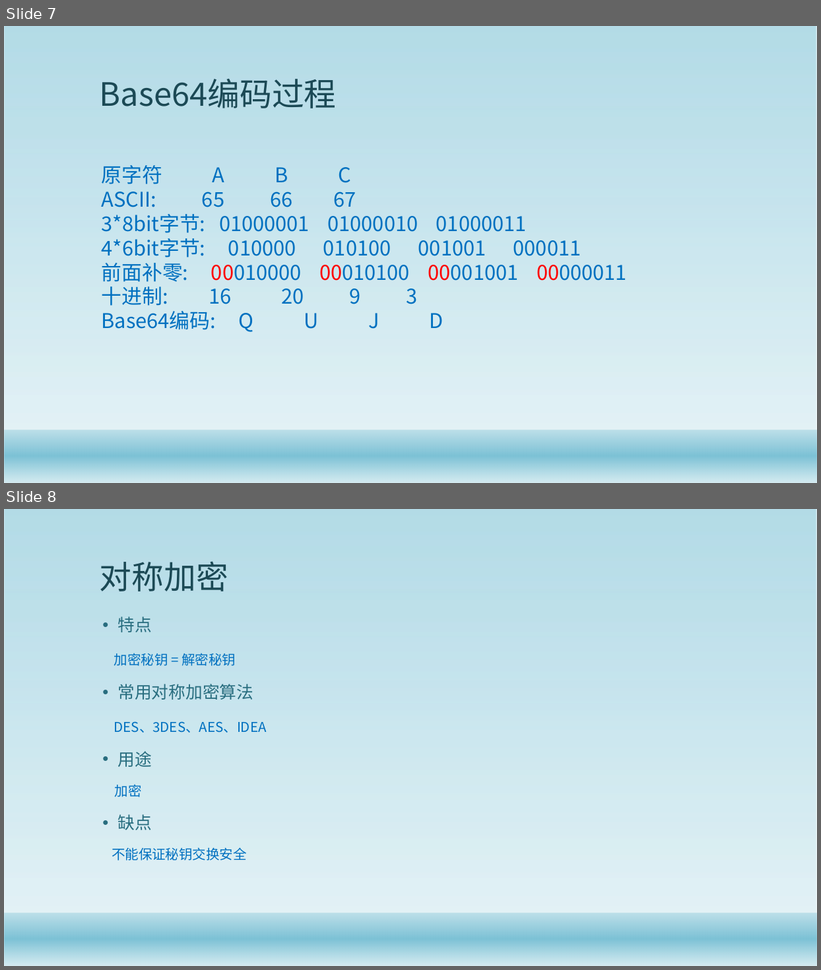
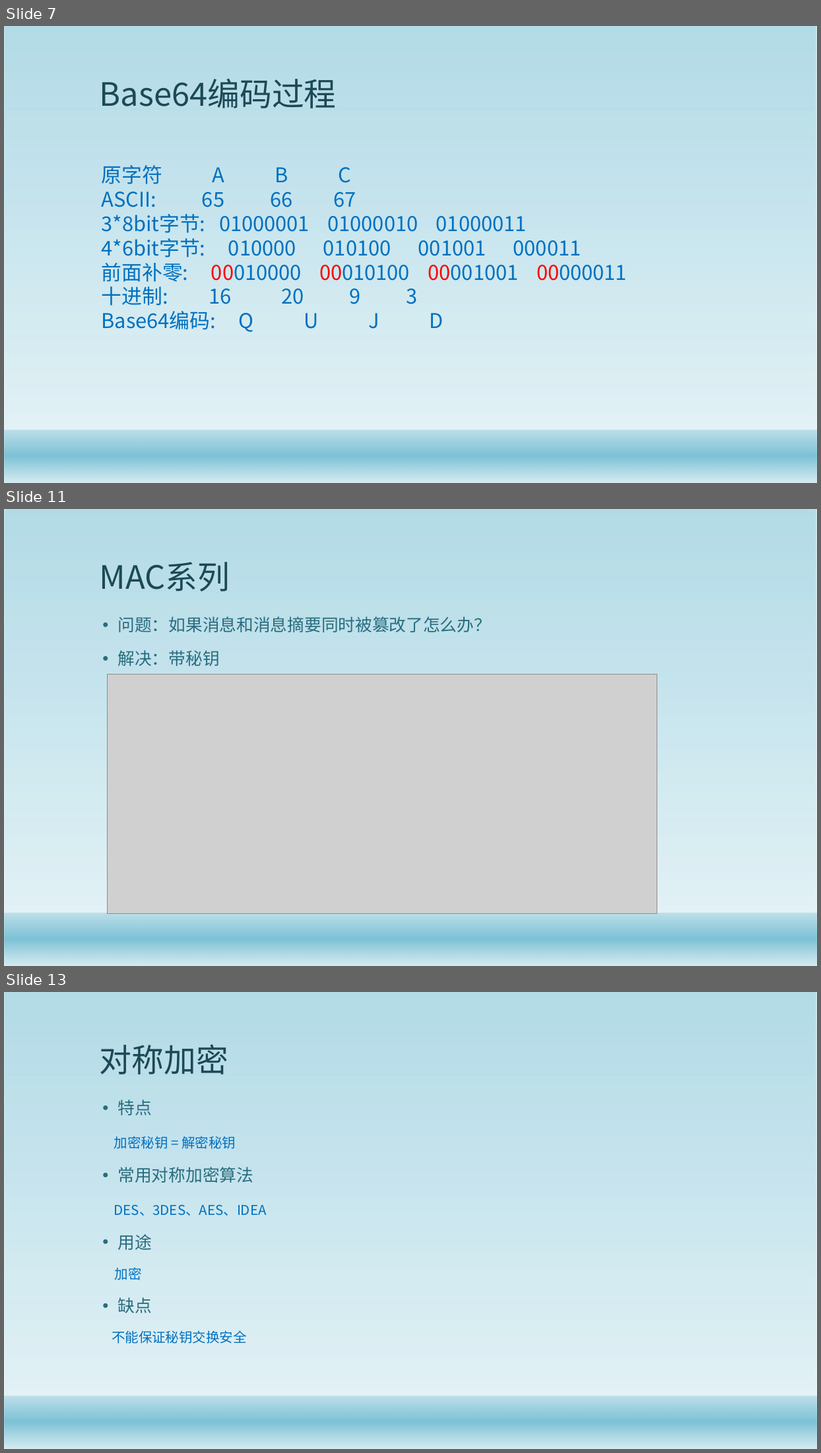
Before and after one commit to gaozhuo/java-security-doc, a slide deck: Java安全架构.pptx. Shown one above the other, each under a label of ours: slides 7 and 8 before the commit, slides 7, 11 and 13 after it; the slides between them are not shown. The pictures are 821x970 and 821x1453 pixels, drawn with LibreOffice and Linux fonts; fonts in the diff are those of the drawing; grey boxes stand for pictures; background and template pictures are left out. Boxes give left, top, right and bottom in pixels: in the first picture for what was removed or moved away, otherwise in the second. Text is boxed around its words. In the diff, an @@ line names an element or a change of style, - is before the commit and + after.

```diff
--- a/Java安全架构.pptx
+++ b/Java安全架构.pptx
@@ slide 11 added at bbox=[4, 509, 817, 966], background #FFFFFF; not listed: 2 template elements that a slide beside it also shows @@
@@ title added at bbox=[100, 562, 230, 591], 38 pt, text #1B4855 @@
+MAC系列
@@ text added at bbox=[118, 617, 492, 666], 20 pt, text #296D7F @@
+• 问题：如果消息和消息摘要同时被篡改了怎么办？
+• 解决：带秘钥
@@ picture added at bbox=[107, 674, 657, 915] @@
@@ what was slide 8 is now slide 13 @@
```
Also in this commit, not shown: 1 slide changed, 4 other slides added, 7 other files.
